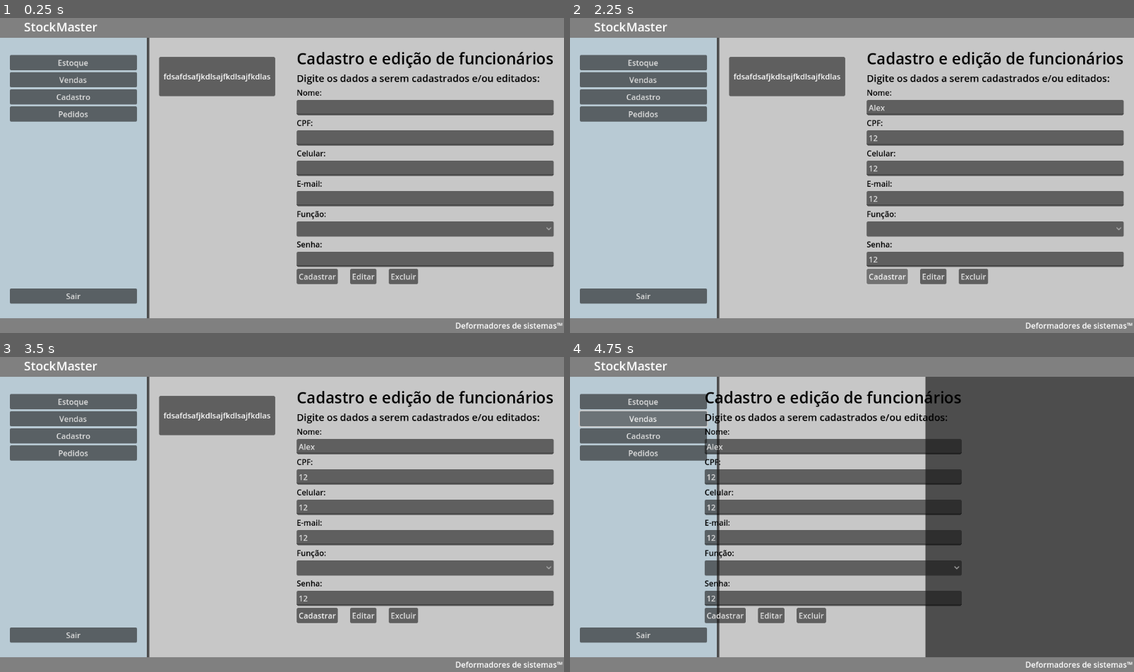
Above: before the commit, frames 1-4 (two rows, left to right).
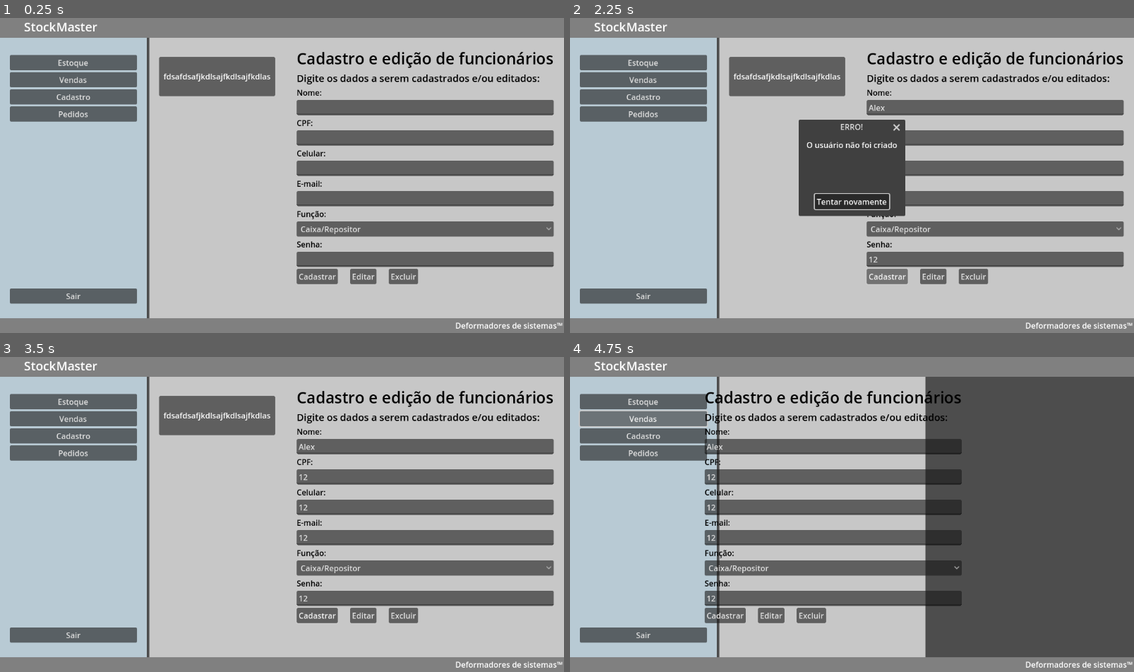
Above: after the commit, the same moments.

Repository: Jeday03/Sistema-De-Inventario-Modeladgem-De-Sistemas
Game: Godot game, scene res://Scenes/DefaultPage2.tscn
The game is run twice, just before and just after one commit, with the same random seed, the same clock (stepped at 60 frames per second) and the same inputs. This scene is started directly instead of the project's main scene.
Inputs (mouse positions are in pixels of both pictures, inside the frame that each line leads up to):
- Up to frame 1 (0.25 s): no input
- Up to frame 2 (2.25 s): click (993, 106) at 0.52 s; type "Alex" at 0.6 s; click (993, 137) at 0.75 s; type "12" at 0.83 s; click (993, 169) at 0.98 s; type "12" at 1.07 s; click (993, 197) at 1.27 s; type "12" at 1.35 s; click (993, 260) at 1.5 s; type "12" at 1.58 s; click "Cadastrar" at 2 s
- Up to frame 3 (3.5 s): click (282, 539) at 2.75 s, where only the run after the commit has a clickable "Tentar novamente"
- Up to frame 4 (4.75 s): click "Estoque" at 3.5 s; click "Vendas" at 4.25 s

The runs differ from the first frame. In frame 1, 0.1% of the frame differs, in the area x 53-64%, y 66-69%; in frame 2, 5.6%, in the area x 40-64%, y 32-69%; in frame 3, 0.1%; in frame 4, 0.1%.
Error before the commit: Invalid type in function 'request' in base 'HTTPRequest'. Cannot convert argument 4 from Dictionary to String. (res://Scripts/CadastroFuncionarioScript.gd:20)

Commit message:
Código do cadastro de funcionários pronto (falta editar e excluir)

Diff:
--- a/stockmastergodot2/Scenes/CadastroFuncionario.tscn
+++ b/stockmastergodot2/Scenes/CadastroFuncionario.tscn
@@ -125,6 +125,7 @@
 
 [node name="OptionButton" type="OptionButton" parent="HBoxContainer/MarginContainer2/Formulario"]
 layout_mode = 2
+selected = 2
 item_count = 3
 popup/item_0/text = "Admnistrador"
 popup/item_0/id = 0
@@ -160,4 +161,18 @@
 
 [node name="HTTPRequest" type="HTTPRequest" parent="."]
 
+[node name="AcceptDialog" type="AcceptDialog" parent="."]
+title = "Usuário criado"
+initial_position = 1
+size = Vector2i(207, 100)
+dialog_text = "O usuário foi cadastrado"
+
+[node name="Erro" type="AcceptDialog" parent="."]
+title = "ERRO!"
+initial_position = 1
+size = Vector2i(202, 159)
+ok_button_text = "Tentar novamente"
+dialog_text = "O usuário não foi criado"
+
 [connection signal="pressed" from="HBoxContainer/MarginContainer2/Formulario/HBoxContainer/Cadastrar" to="." method="_on_cadastrar_pressed"]
+[connection signal="request_completed" from="HTTPRequest" to="." method="_on_http_request_request_completed"]
--- a/stockmastergodot2/Scripts/CadastroFuncionarioScript.gd
+++ b/stockmastergodot2/Scripts/CadastroFuncionarioScript.gd
@@ -8,6 +8,9 @@
 @onready var campo_senha: LineEdit = $HBoxContainer/MarginContainer2/Formulario/CampoSenha
 @onready var http_request: HTTPRequest = $HTTPRequest
 
+@onready var accept_dialog: AcceptDialog = $AcceptDialog
+@onready var erro: AcceptDialog = $Erro
+
 func _on_cadastrar_pressed() -> void:
 	var json = {
 		"nome": campo_nome.text,
@@ -17,4 +20,18 @@
 		"funcao": option_button.get_item_text(option_button.selected),
 		"senha": campo_senha.text
 	}
-	http_request.request("url", [], HTTPClient.METHOD_POST, json)
+	var body = JSON.stringify(json)
+	var error = http_request.request("http://127.0.0.1:5000/cadastro_funcionario", [], HTTPClient.METHOD_POST, body)
+	if error != OK:
+		erro.visible = true
+
+func _on_http_request_request_completed(result: int, response_code: int, headers: PackedStringArray, body: PackedByteArray) -> void:
+	if response_code == 200:
+		accept_dialog.visible = true
+		campo_nome.text = ""
+		campo_cel.text = ""
+		campo_email.text = ""
+		campo_senha.text = ""
+		campo_cpf.text = ""
+	else:
+		erro.visible = true
